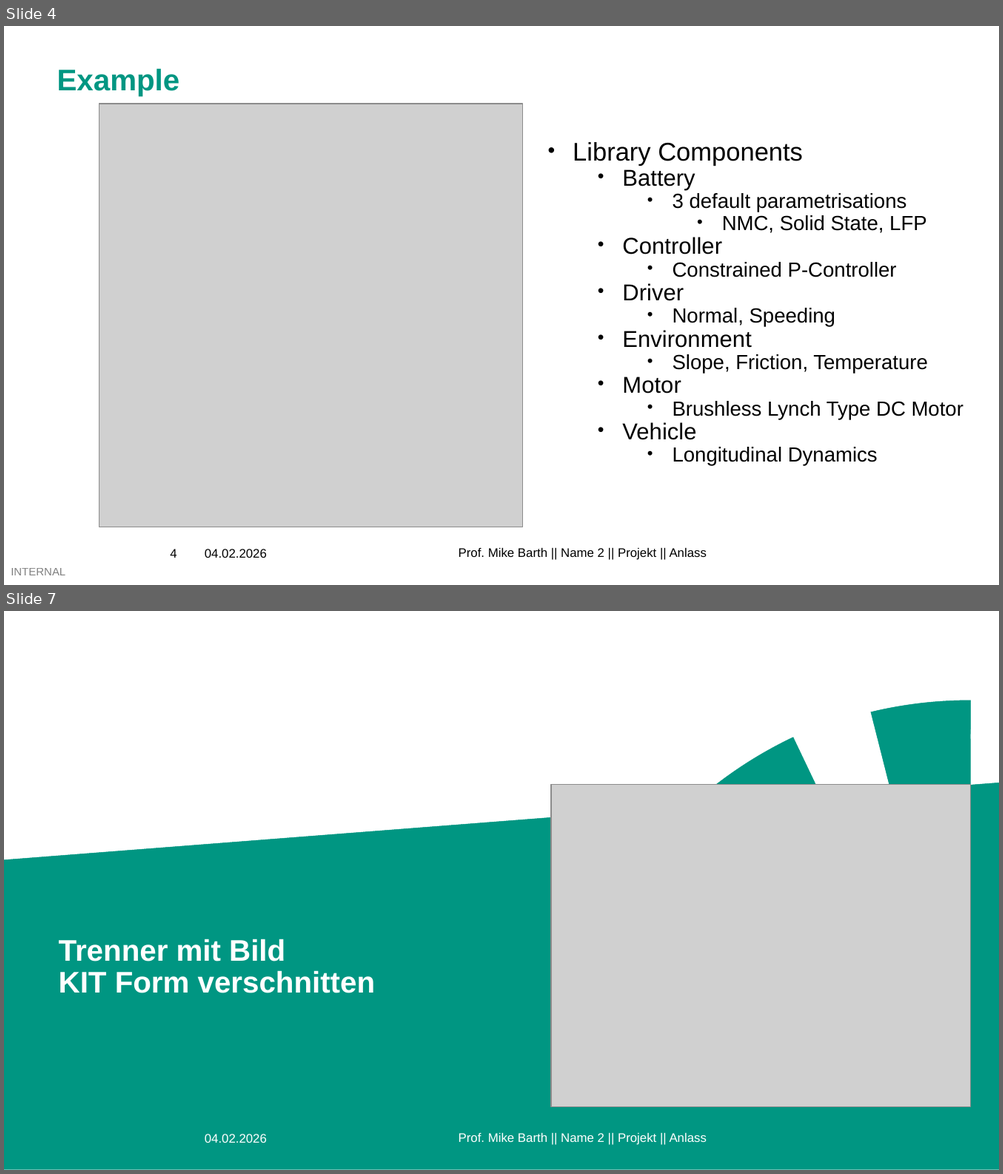
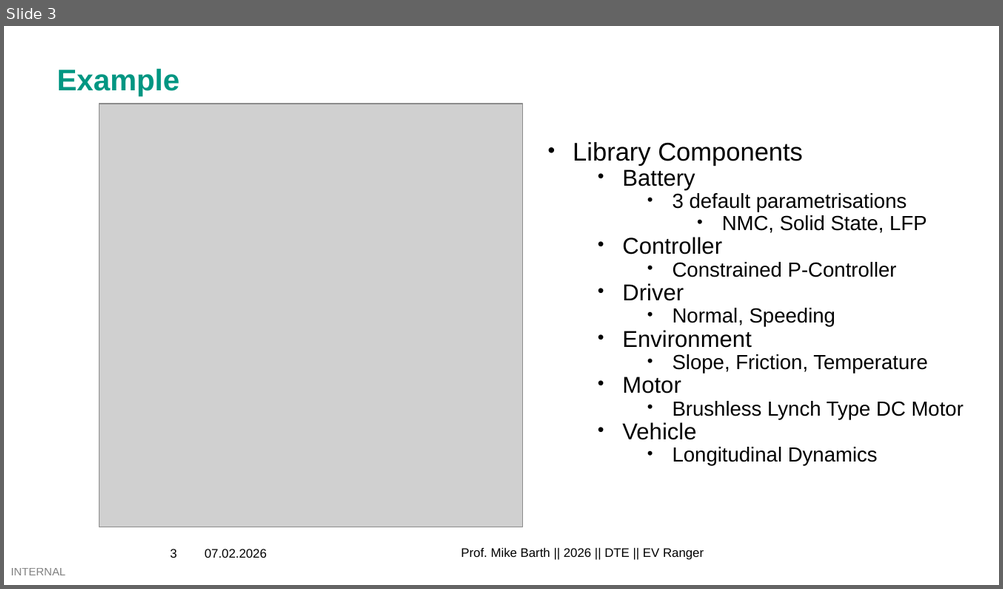
Before and after one commit to Coraku/Digital-Twin, a slide deck: Slides.pptx. Shown one above the other, each under a label of ours: slides 4 and 7 before the commit, slide 3 after it; the slides between them are not shown. The pictures are 1003x1174 and 1003x589 pixels, drawn with LibreOffice and Linux fonts; fonts in the diff are those of the drawing; grey boxes stand for pictures; background and template pictures are left out. Boxes give left, top, right and bottom in pixels: in the first picture for what was removed or moved away, otherwise in the second. Text is boxed around its words. In the diff, an @@ line names an element or a change of style, - is before the commit and + after.

```diff
--- a/Slides.pptx
+++ b/Slides.pptx
@@ slide 7 removed at box(4, 611, 999, 1170), background #FFFFFF; not listed: 1 template element that a slide beside it also shows @@
@@ freeform shape removed at box(4, 701, 999, 1170) @@
@@ picture removed at box(551, 784, 970, 1108) @@
@@ title removed at box(59, 939, 375, 994) @@
-Trenner mit Bild
-KIT Form verschnitten
@@ text removed at box(205, 1134, 267, 1143) @@
-04.02.2026
@@ text removed at box(458, 1133, 706, 1145) @@
-Prof. Mike Barth || Name 2 || Projekt || Anlass
@@ what was slide 4 is now slide 3 @@
@@ slide 3 changed as well @@
@@ page number at box(170, 549, 176, 558): text changed @@
-4
+3
@@ text at box(205, 549, 267, 558): text changed @@
-04.02.2026
+07.02.2026
@@ text at box(461, 548, 703, 560): text changed @@
-Prof. Mike Barth || Name 2 || Projekt || Anlass
+Prof. Mike Barth || 2026 || DTE || EV Ranger
```
Also in this commit, not shown: 2 other slides changed, 3 other slides removed.
